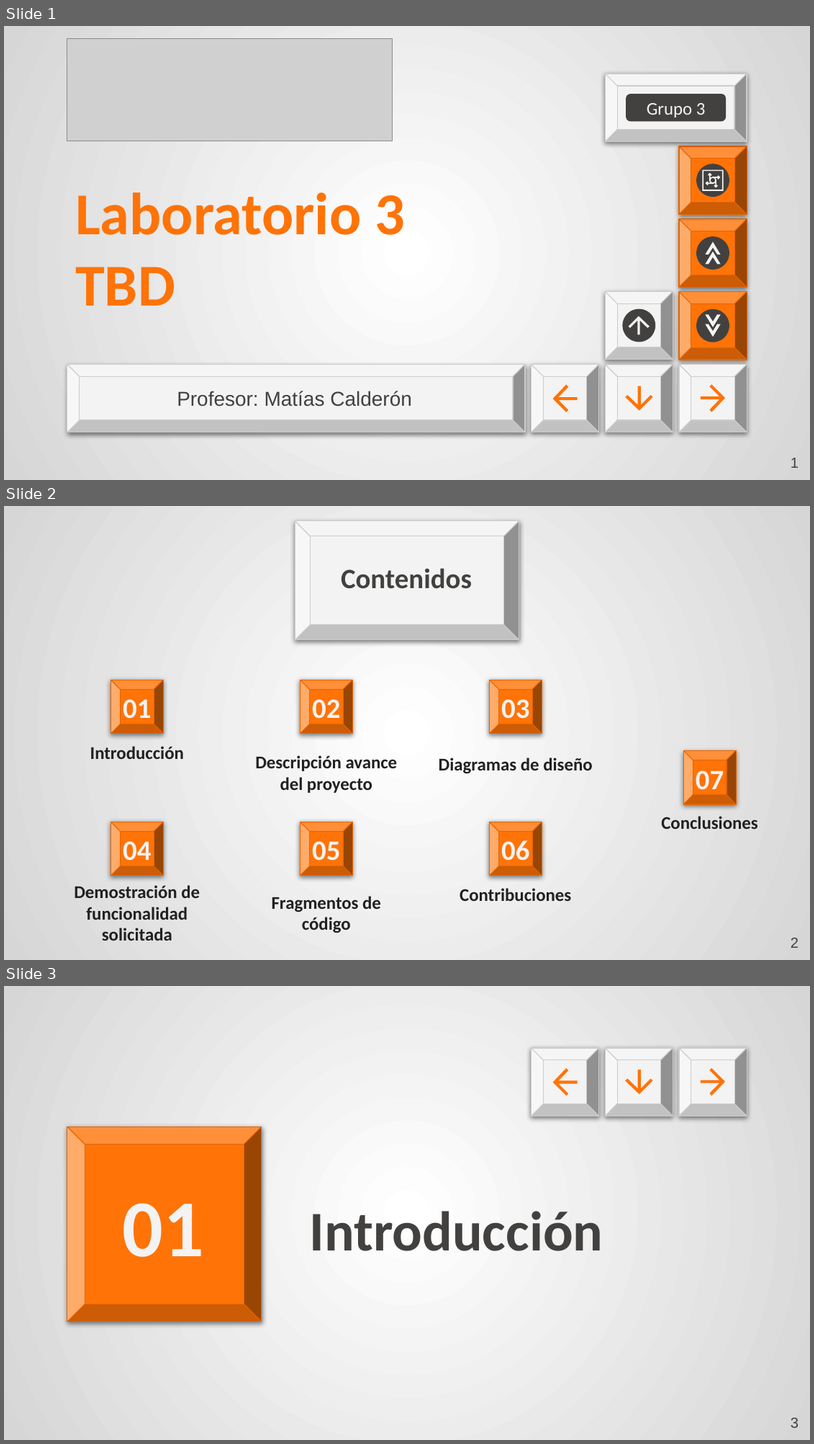
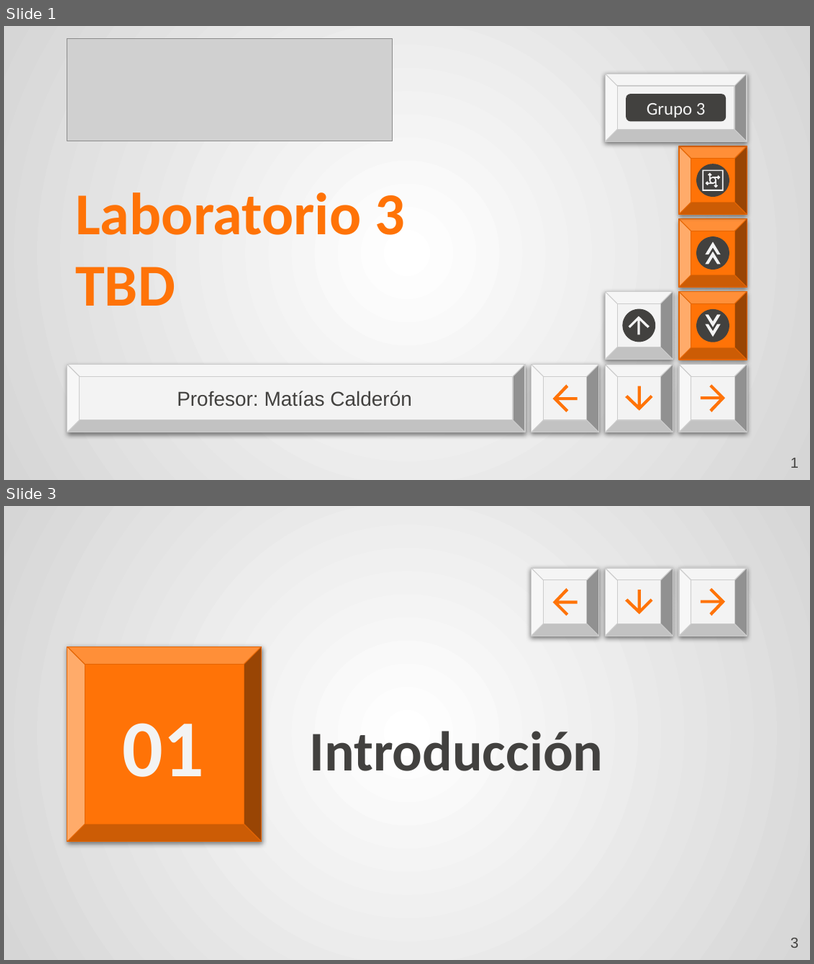
Before and after one commit to clementeaguilar-usach/Sistema_Voluntariado_noSQL, a slide deck: Lab 3 TBD.pptx. Shown one above the other, each under a label of ours: slides 1, 2 and 3 before the commit, slides 1 and 3 after it; the slides between them are not shown. The pictures are 814x1444 and 814x964 pixels, drawn with LibreOffice and Linux fonts; fonts in the diff are those of the drawing; grey boxes stand for pictures. Boxes give left, top, right and bottom in pixels: in the first picture for what was removed or moved away, otherwise in the second. Text is boxed around its words. In the diff, an @@ line names an element or a change of style, - is before the commit and + after.

```diff
--- a/Lab 3 TBD.pptx
+++ b/Lab 3 TBD.pptx
@@ slide 2 removed at (x1=4, y1=506, x2=810, y2=960), background gradient #FFFFFF to #D6D6D6 @@
@@ bevel removed at (x1=295, y1=521, x2=520, y2=640) @@
@@ title removed at (x1=341, y1=568, x2=472, y2=589) @@
-Contenidos
@@ bevel removed at (x1=111, y1=680, x2=164, y2=734) @@
@@ title removed at (x1=123, y1=699, x2=151, y2=725) @@
-01
@@ bevel removed at (x1=300, y1=680, x2=352, y2=734) @@
@@ title removed at (x1=312, y1=699, x2=340, y2=725) @@
-02
@@ bevel removed at (x1=489, y1=680, x2=542, y2=734) @@
@@ title removed at (x1=502, y1=699, x2=530, y2=725) @@
-03
@@ title removed at (x1=90, y1=746, x2=184, y2=759) @@
-Introducción
@@ title removed at (x1=255, y1=755, x2=398, y2=793) @@
-Descripción avance del proyecto
@@ title removed at (x1=439, y1=757, x2=592, y2=773) @@
-Diagramas de diseño
@@ bevel removed at (x1=684, y1=750, x2=736, y2=804) @@
@@ title removed at (x1=696, y1=770, x2=724, y2=795) @@
-07
@@ bevel removed at (x1=111, y1=821, x2=164, y2=875) @@
@@ bevel removed at (x1=300, y1=821, x2=352, y2=875) @@
@@ bevel removed at (x1=489, y1=821, x2=542, y2=875) @@
@@ title removed at (x1=661, y1=816, x2=759, y2=829) @@
-Conclusiones
@@ title removed at (x1=123, y1=841, x2=151, y2=867) @@
-04
@@ title removed at (x1=312, y1=841, x2=340, y2=867) @@
-05
@@ title removed at (x1=502, y1=840, x2=530, y2=867) @@
-06
@@ title removed at (x1=74, y1=885, x2=200, y2=940) @@
-Demostración de funcionalidad solicitada
@@ title removed at (x1=460, y1=888, x2=571, y2=901) @@
-Contribuciones
@@ title removed at (x1=272, y1=896, x2=381, y2=933) @@
-Fragmentos de código
@@ page number removed at (x1=791, y1=937, x2=799, y2=947) @@
-2
```
Also in this commit, not shown: 11 slides changed, 14 slides added, 7 other slides removed, 1 other file.
